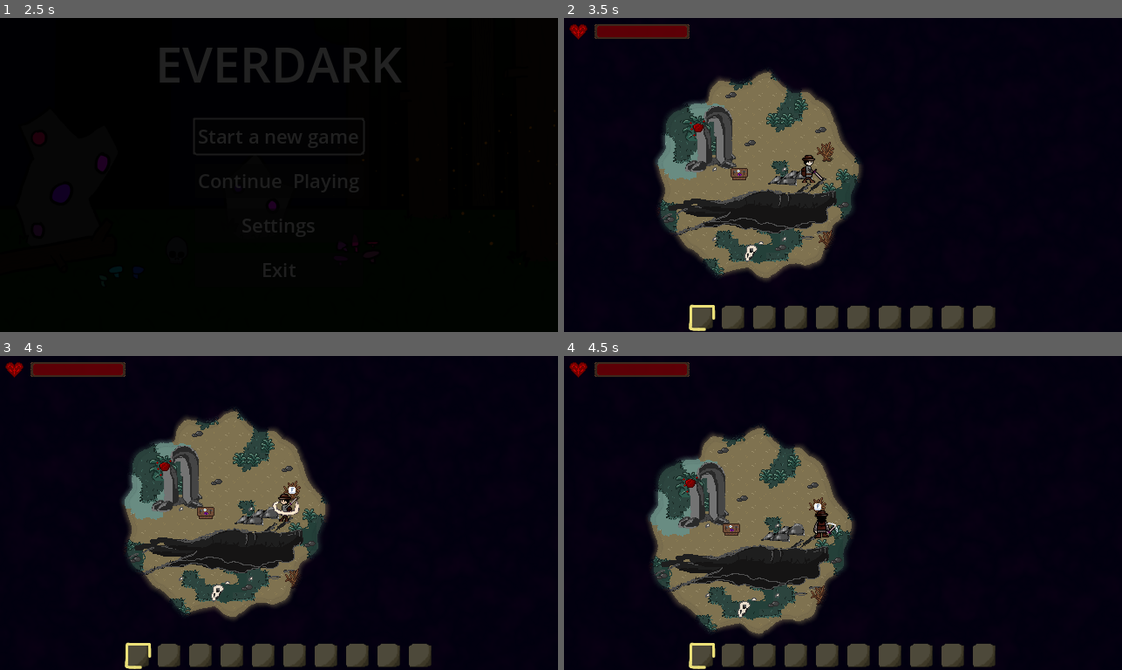
Above: before the commit, frames 1-4 (two rows, left to right).
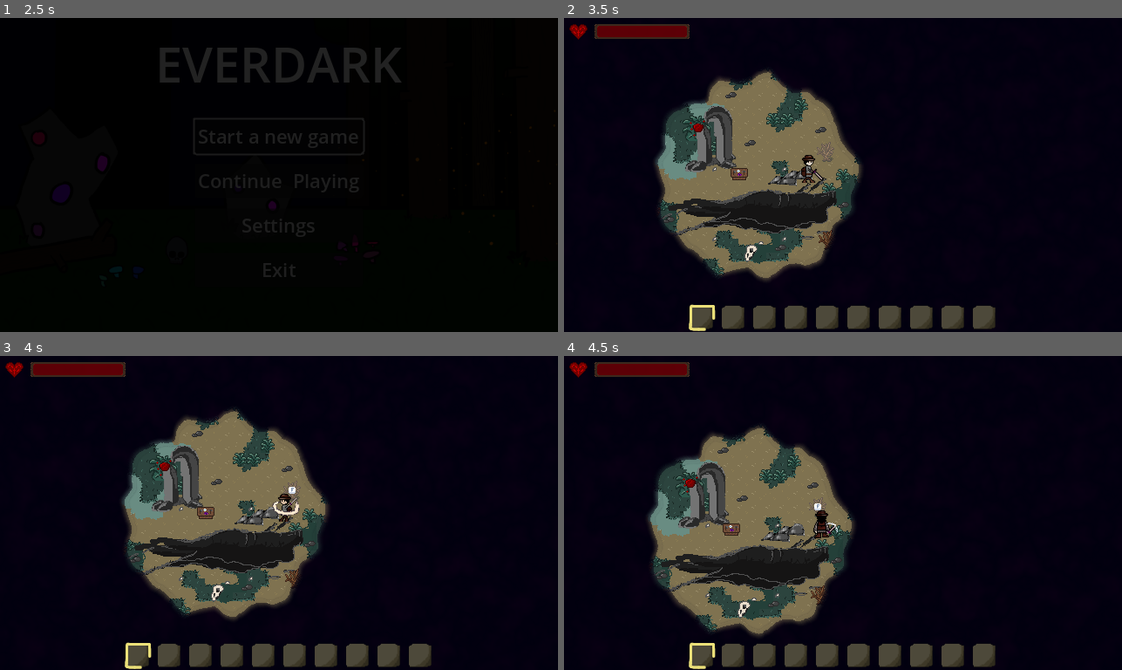
Above: after the commit, the same moments.

Repository: TimoRoggel/EverDark
Game: Godot game, scene res://UI/Main menu/main_menu.tscn
Same seed, same stepped clock (60 frames per second), same inputs: the game is played once before the commit and once after it. The engine's default icon, where the game draws it, is replaced by a stand-in: a white triangle on a blue panel in a dark square. Sound files missing from this copy of the repository are replaced by a short silence.
Inputs (mouse positions are in pixels of both pictures, inside the frame that each line leads up to):
- Up to frame 1 (2.5 s): click "Start a new game" at 0.5 s; click "Start a new game" at 1.25 s; click "OK" at 2 s
- Up to frame 2 (3.5 s): tap Enter at 2.75 s; move the mouse to (965, 159) at 2.77 s; hold D (right) from 2.78 s (still down); tap R (eat) at 2.85 s; click (965, 159) at 2.92 s; tap F (interact) at 3.05 s
- Up to frame 3 (4 s): release D (right) at 3.5 s; drag from (167, 528) to (262, 500) at 3.52 s
- Up to frame 4 (4.5 s): move the mouse to (898, 443) at 4.27 s; press the mouse at (898, 443) at 4.28 s; hold D (right) from 4.28 s (still down)

Frame 1 is identical in both runs. In frame 2, 0.1% of the frame differs, in the area x 45-49%, y 39-46%; in frame 3, less than 0.1%; in frame 4, less than 0.1%.

Commit message:
highlight interactables

Diff:
--- a/Chest/chest.tscn
+++ b/Chest/chest.tscn
@@ -1,25 +1,28 @@
-[gd_scene load_steps=7 format=3 uid="uid://kp8jku03lrxp"]
+[gd_scene load_steps=9 format=3 uid="uid://kp8jku03lrxp"]
 
 [ext_resource type="Script" uid="uid://bqsa1lysj06sl" path="res://Chest/chest.gd" id="1_gj4rf"]
 [ext_resource type="Texture2D" uid="uid://dh0rj8oyd78hu" path="res://graphics/chest_closed.png" id="1_vbo4i"]
 [ext_resource type="PackedScene" uid="uid://cow17ljb5qgg" path="res://Chest/chest_inventory.tscn" id="2_urnrk"]
+[ext_resource type="Shader" uid="uid://b0wqu3tlyguu1" path="res://shaders/interactable_highlight.gdshader" id="3_h07ny"]
 [ext_resource type="Script" uid="uid://kibtonceriu1" path="res://scripts/tools/interactable_2d.gd" id="3_urnrk"]
 [ext_resource type="Script" uid="uid://bfn8ymysbnhu7" path="res://scripts/tools/runnables/chest_runnable.gd" id="5_07ty7"]
 
 [sub_resource type="CircleShape2D" id="CircleShape2D_gj4rf"]
 
+[sub_resource type="ShaderMaterial" id="ShaderMaterial_8o3n0"]
+shader = ExtResource("3_h07ny")
+shader_parameter/highlighted = false
+
 [node name="Chest" type="Area2D" node_paths=PackedStringArray("chest_inventory", "sprite_chest", "open_close_sound")]
 script = ExtResource("1_gj4rf")
 chest_inventory = NodePath("CanvasLayer/Chest_Inventory")
-sprite_chest = NodePath("Sprite2D")
+sprite_chest = NodePath("Interactable2D/Sprite2D")
 open_close_sound = NodePath("open_close_sound")
 
 [node name="CollisionShape2D" type="CollisionShape2D" parent="."]
+position = Vector2(0, -7)
 scale = Vector2(1.375, 1.375)
 shape = SubResource("CircleShape2D_gj4rf")
-
-[node name="Sprite2D" type="Sprite2D" parent="."]
-texture = ExtResource("1_vbo4i")
 
 [node name="CanvasLayer" type="CanvasLayer" parent="."]
 layer = 2
@@ -28,13 +31,22 @@
 visible = false
 
 [node name="Interactable2D" type="Area2D" parent="."]
+material = SubResource("ShaderMaterial_8o3n0")
+position = Vector2(0, -7)
 collision_layer = 4
-collision_mask = 0
-monitoring = false
+collision_mask = 5
 script = ExtResource("3_urnrk")
 interact_script = ExtResource("5_07ty7")
 custom_parameter = "{}"
 metadata/_custom_type_script = "uid://kibtonceriu1"
+
+[node name="Sprite2D" type="Sprite2D" parent="Interactable2D"]
+z_as_relative = false
+y_sort_enabled = true
+use_parent_material = true
+texture = ExtResource("1_vbo4i")
+centered = false
+offset = Vector2(-8, -8)
 
 [node name="open_close_sound" type="AudioStreamPlayer2D" parent="."]
 bus = &"SFX"
--- a/data/recipes.csv
+++ b/data/recipes.csv
@@ -1,16 +1,16 @@
-"id","name","rewards","costs"
-"0","wooden core","[1]","[5;5;5;5]"
-"1","lumin","[0]","[]"
-"2","potion","[2]","[1]"
-"3","crafting table","[3]","[5;5;5;0;0]"
-"4","chest","[4]","[5;5;5;5;5;5;5]"
-"5","Wooden Sword","[7]","[5;5;5;5]"
-"6","Stone Sword","[8]","[7;6;6;6;6]"
-"7","Core Sword","[9]","[7;8;1;1;1]"
-"8","Lumin Sword","[10]","[9;9;0;0;0;0;0;0]"
-"9","Berry Sword","[11]","[8;12;12;12;12;12;12;12;12;12;12]"
-"10","Wooden Pickaxe","[13]","[5;5;5;5]"
-"11","Stone Pickaxe","[14]","[13;6;6;6;6]"
-"12","Core Pickaxe","[16]","[13;14;1;1;1]"
-"13","Lumin Pickaxe","[17]","[16;16;0;0;0;0;0;0]"
-"14","Berry Pickaxe","[15]","[14;12;12;12;12;12;12;12;12;12;12]"
+"id","name","rewards","costs","category"
+"0","wooden core","[1]","[5;5;5;5]","misc"
+"1","lumin","[0]","[]","misc"
+"2","potion","[2]","[1]","misc"
+"3","crafting table","[3]","[5;5;5;0;0]","buildings"
+"4","chest","[4]","[5;5;5;5;5;5;5]","buildings"
+"5","Wooden Sword","[7]","[5;5;5;5]","weapons"
+"6","Stone Sword","[8]","[7;6;6;6;6]","weapons"
+"7","Core Sword","[9]","[7;8;1;1;1]","weapons"
+"8","Lumin Sword","[10]","[9;9;0;0;0;0;0;0]","weapons"
+"9","Berry Sword","[11]","[8;12;12;12;12;12;12;12;12;12;12]","weapons"
+"10","Wooden Pickaxe","[13]","[5;5;5;5]","tools"
+"11","Stone Pickaxe","[14]","[13;6;6;6;6]","tools"
+"12","Core Pickaxe","[16]","[13;14;1;1;1]","tools"
+"13","Lumin Pickaxe","[17]","[16;16;0;0;0;0;0;0]","tools"
+"14","Berry Pickaxe","[15]","[14;12;12;12;12;12;12;12;12;12;12]","tools"
--- a/project.godot
+++ b/project.godot
@@ -154,3 +154,10 @@
 textures/light_projectors/filter=0
 environment/defaults/default_clear_color=Color(0.03529412, 0, 0.07450981, 1)
 2d/snap/snap_2d_vertices_to_pixel=true
+
+[shader_globals]
+
+highlight_color={
+"type": "color",
+"value": Color(0.8232569, 0.94100165, 0.9333369, 0.25)
+}
--- a/scenes/crafting/crafting.tscn
+++ b/scenes/crafting/crafting.tscn
@@ -1,12 +1,17 @@
-[gd_scene load_steps=7 format=3 uid="uid://2sk6w6jiy3ng"]
+[gd_scene load_steps=9 format=3 uid="uid://2sk6w6jiy3ng"]
 
 [ext_resource type="Script" uid="uid://ddvwga4h802ko" path="res://Crafting/crafting.gd" id="1_hwda8"]
 [ext_resource type="Texture2D" uid="uid://cai400q5hbpoj" path="res://map/Art Assets/Map Objects (colision)/placeables/32x16_workbench_01.png" id="2_cascu"]
+[ext_resource type="Shader" uid="uid://b0wqu3tlyguu1" path="res://shaders/interactable_highlight.gdshader" id="3_2463p"]
 [ext_resource type="PackedScene" uid="uid://ccsvhx5s8yx0t" path="res://scenes/crafting/crafting_ui.tscn" id="3_xl5xf"]
 [ext_resource type="Script" uid="uid://kibtonceriu1" path="res://scripts/tools/interactable_2d.gd" id="4_xkjm0"]
 [ext_resource type="Script" uid="uid://ej8osgevep81" path="res://scripts/tools/runnables/craftingtable_runnable.gd" id="5_cascu"]
 
 [sub_resource type="CircleShape2D" id="CircleShape2D_hwda8"]
+
+[sub_resource type="ShaderMaterial" id="ShaderMaterial_uhjkj"]
+shader = ExtResource("3_2463p")
+shader_parameter/highlighted = false
 
 [node name="Crafting" type="Area2D" node_paths=PackedStringArray("crafting_ui")]
 z_as_relative = false
@@ -19,12 +24,6 @@
 scale = Vector2(1.24, 1.24)
 shape = SubResource("CircleShape2D_hwda8")
 
-[node name="Sprite2D" type="Sprite2D" parent="."]
-z_as_relative = false
-y_sort_enabled = true
-position = Vector2(5.9604645e-08, -7)
-texture = ExtResource("2_cascu")
-
 [node name="CanvasLayer" type="CanvasLayer" parent="."]
 layer = 3
 
@@ -32,14 +31,23 @@
 visible = false
 
 [node name="Interactable2D" type="Area2D" parent="."]
+material = SubResource("ShaderMaterial_uhjkj")
 position = Vector2(0.25, -7.25)
 collision_layer = 4
-collision_mask = 0
-monitoring = false
+collision_mask = 5
 script = ExtResource("4_xkjm0")
 interact_script = ExtResource("5_cascu")
 custom_parameter = "{}"
 metadata/_custom_type_script = "uid://kibtonceriu1"
 
+[node name="Sprite2D" type="Sprite2D" parent="Interactable2D"]
+z_as_relative = false
+y_sort_enabled = true
+use_parent_material = true
+position = Vector2(-0.24999994, 0.25)
+texture = ExtResource("2_cascu")
+centered = false
+offset = Vector2(-16, -8)
+
 [connection signal="body_entered" from="." to="." method="_on_body_entered"]
 [connection signal="body_exited" from="." to="." method="_on_body_exited"]
--- a/scripts/components/interaction_component.gd
+++ b/scripts/components/interaction_component.gd
@@ -36,6 +36,7 @@
 	shape.shape.radius = interact_radius
 	area.add_child(shape)
 	area.collision_mask = 4
+	area.collision_layer = 4
 
 func _update(_delta: float) -> void:
 	if Engine.is_editor_hint():
--- a/scripts/tools/dropped_item_2d.gd
+++ b/scripts/tools/dropped_item_2d.gd
@@ -37,6 +37,7 @@
 	y_sort_enabled = true
 	z_index = 100
 	sprite.texture = item.icon
+	sprite.use_parent_material = true
 	add_child(sprite)
 	base_y = sprite.position.y
 	timeout_timer.one_shot = true
--- a/scripts/tools/harvestable_body_2d.gd
+++ b/scripts/tools/harvestable_body_2d.gd
@@ -18,6 +18,7 @@
 	harvestable = DataManager.get_resource_by_id("harvestables", harvestable_id)
 	z_as_relative = false
 	y_sort_enabled = true
+	sprite.use_parent_material = true
 	add_child(sprite)
 	recover_timer.one_shot = true
 	add_child(recover_timer)
--- a/scripts/tools/interactable_2d.gd
+++ b/scripts/tools/interactable_2d.gd
@@ -1,5 +1,7 @@
 @tool
 class_name Interactable2D extends Area2D
+
+const SHADER: Shader = preload("uid://b0wqu3tlyguu1")
 
 @export var radius: float = 8.0:
 	set(value):
@@ -17,16 +19,22 @@
 var active: bool = true
 var instance: Runnable = null
 
+signal interactable
+signal not_interactable
+
 func _ready() -> void:
-	monitoring = false
+	monitoring = true
+	material = _create_material()
 	collision_layer = 4
-	collision_mask = 0
+	collision_mask = 4
 	shape.radius = radius
 	collision.shape = shape
 	add_child(collision)
 	interact_player.stream = interact_sound
 	add_child(interact_player)
 	instance = interact_script.new()
+	area_entered.connect(_on_area_entered)
+	area_exited.connect(_on_area_exited)
 
 func merge_param(controller: CharacterController) -> Dictionary:
 	var p_exp: Expression = Expression.new()
@@ -35,10 +43,14 @@
 
 func can_interact(controller: CharacterController) -> bool:
 	if !is_visible_in_tree():
+		set_interactable(false)
 		return false
 	if !active:
+		set_interactable(false)
 		return false
-	return instance.can_run(merge_param(controller))
+	var can: bool = instance.can_run(merge_param(controller))
+	set_interactable(can)
+	return can
 
 func interact(controller: CharacterController) -> void:
 	if !active:
@@ -46,6 +58,7 @@
 	if interact_sound:
 		interact_player.play()
 	instance.run(merge_param(controller))
+	can_interact(controller)
 
 func set_active(timeout: float) -> void:
 	active = false
@@ -65,3 +78,29 @@
 			queue_redraw()
 		NOTIFICATION_TRANSFORM_CHANGED:
 			queue_redraw()
+
+func _create_material() -> ShaderMaterial:
+	var mat: ShaderMaterial = ShaderMaterial.new()
+	mat.shader = SHADER
+	return mat
+
+func _on_area_entered(area: Area2D) -> void:
+	var component: Node = area.get_parent()
+	if !is_instance_of(component, InteractionComponent):
+		return
+	if !can_interact(component.controller):
+		return
+	pass
+
+func _on_area_exited(area: Area2D) -> void:
+	var component: Node = area.get_parent()
+	if !is_instance_of(component, InteractionComponent):
+		return
+	set_interactable(false)
+
+func set_interactable(toggled: bool) -> void:
+	material.set_shader_parameter("highlighted", toggled)
+	if toggled:
+		interactable.emit()
+	else:
+		not_interactable.emit()
--- a/scripts/tools/lore_note_2d.gd
+++ b/scripts/tools/lore_note_2d.gd
@@ -9,9 +9,11 @@
 var sprite: Sprite2D = Sprite2D.new()
 
 func _ready() -> void:
+	monitoring = true
 	z_as_relative = false
 	y_sort_enabled = true
 	sprite.texture = TEXTURE
+	sprite.use_parent_material = true
 	add_child(sprite)
 	custom_parameter = str("{\"note\": ", note_id, "}")
 	interact_script = LORE_NOTE_RUNNABLE
--- /dev/null
+++ b/shaders/interactable_highlight.gdshader
@@ -0,0 +1,12 @@
+shader_type canvas_item;
+
+global uniform vec4 highlight_color;
+uniform bool highlighted = false;
+
+void fragment() {
+	vec4 color = texture(TEXTURE, UV);
+	if (highlighted) {
+		color.rgb = mix(color.rgb, highlight_color.rgb, highlight_color.a);
+	}
+	COLOR = color;
+}
Not shown, added: shaders/interactable_highlight.gdshader.uid
